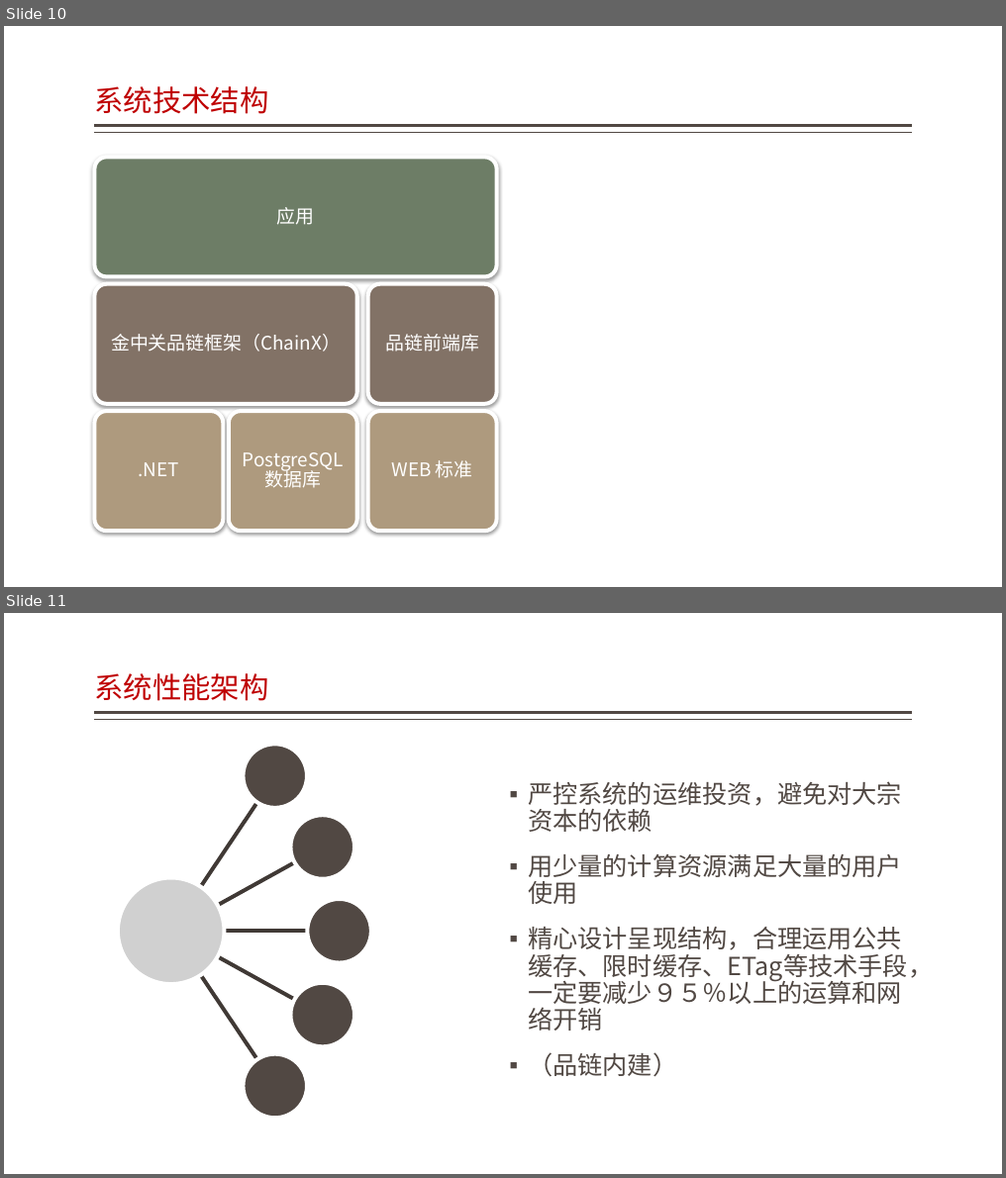
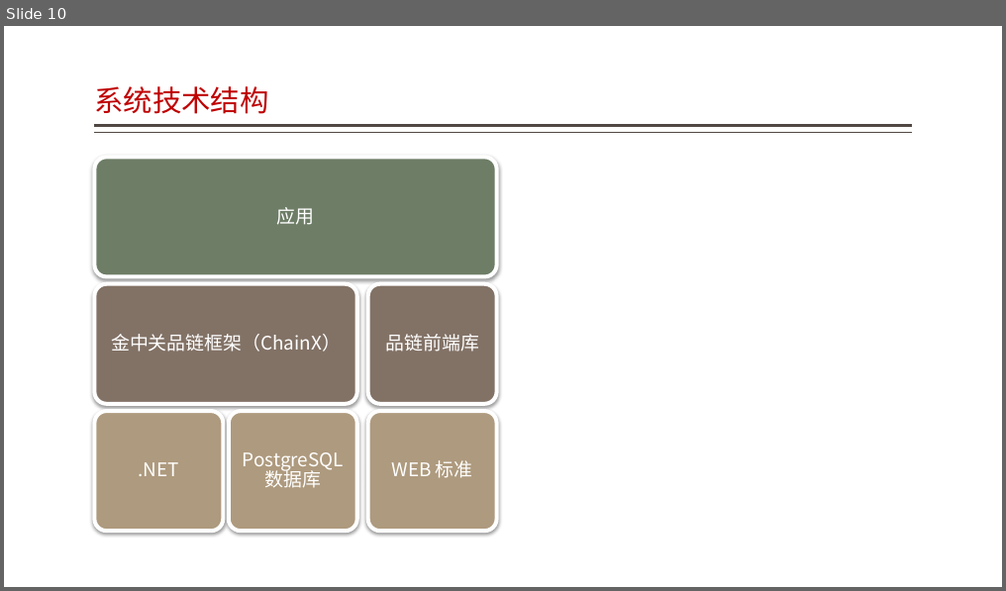
Before and after one commit to jzgi/chainsmart, a slide deck: Docs/品链应用参考设计.pptx. Shown one above the other, each under a label of ours: slides 10 and 11 before the commit, slide 10 after it. The pictures are 1006x1178 and 1006x591 pixels, drawn with LibreOffice and Linux fonts; fonts in the diff are those of the drawing; grey boxes stand for pictures. Boxes give left, top, right and bottom in pixels: in the first picture for what was removed or moved away, otherwise in the second. Text is boxed around its words. In the diff, an @@ line names an element or a change of style, - is before the commit and + after.

```diff
--- a/Docs/品链应用参考设计.pptx
+++ b/Docs/品链应用参考设计.pptx
@@ slide 11 removed at (x1=4, y1=613, x2=1002, y2=1174), background #FFFFFF; not listed: 2 template elements that a slide beside it also shows @@
@@ title removed at (x1=94, y1=673, x2=268, y2=701) @@
-系统性能架构
@@ text removed at (x1=528, y1=781, x2=933, y2=1077) @@
-▪ 严控系统的运维投资，避免对大宗资本的依赖
-▪ 用少量的计算资源满足大量的用户使用
-▪ 精心设计呈现结构，合理运用公共缓存、限时缓存、ETag等技术手段，一定要减少９５％以上的运算和网络开销
-▪ （品链内建）
@@ group removed at (x1=118, y1=744, x2=371, y2=1118): 5 freeform shapes, 5 ellipses, 1 picture @@
```
Also in this commit, not shown: 2 slides added, 11 other files.
